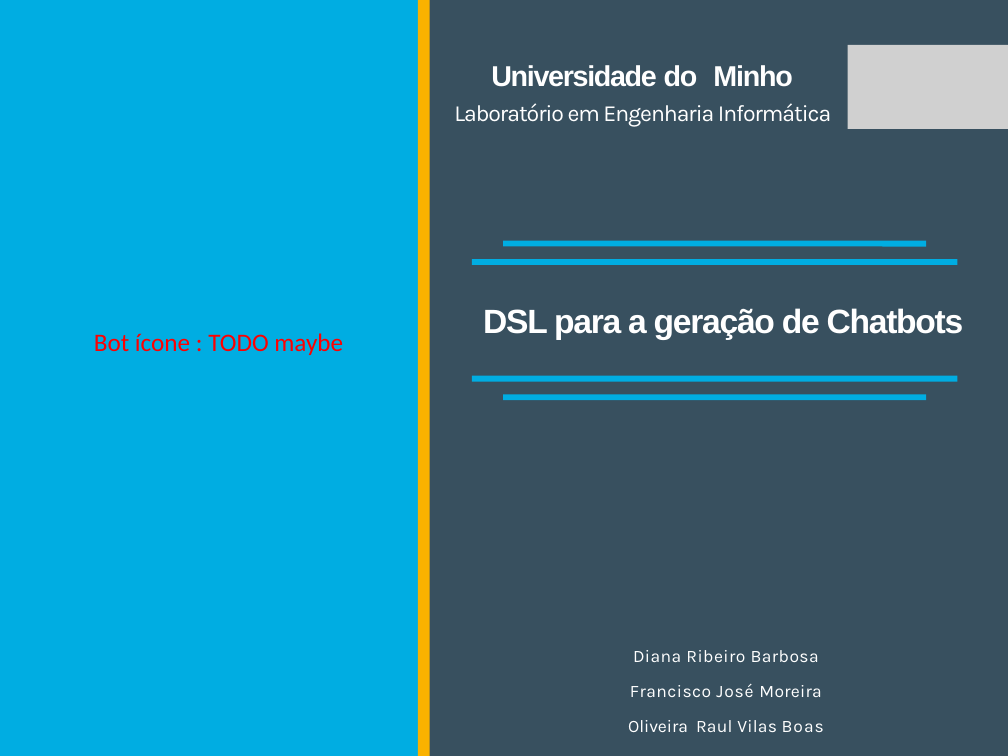
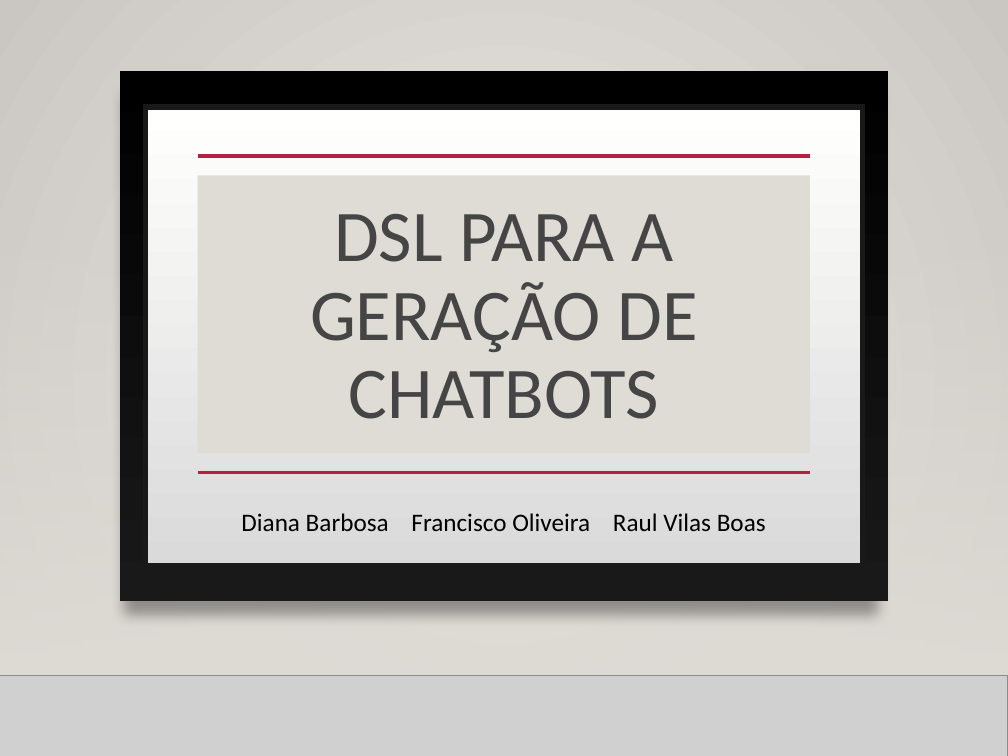
Before and after one commit to Tibblue/PLC, a slide deck: slide 1 of LEI/apresentações/apresLEI.pptx. Drawn at 1008x756 pixels with LibreOffice and Linux fonts; fonts in the diff are those of the drawing; grey boxes stand for pictures; background and template pictures are left out. Boxes give left, top, right and bottom in pixels: in the first picture for what was removed or moved away, otherwise in the second. Text is boxed around its words. In the diff, an @@ line names an element or a change of style, - is before the commit and + after.

```diff
--- a/LEI/apresentações/apresLEI.pptx
+++ b/LEI/apresentações/apresLEI.pptx
@@ background #FFFFFF to gradient #ECEAE7 to #CAC7C1 @@
@@ freeform shape removed at (x1=0, y1=0, x2=418, y2=756) @@
@@ rectangle added at (x1=0, y1=0, x2=1008, y2=756), fill gradient #ECEAE7 to #CAC7C1 @@
@@ freeform shape removed at (x1=418, y1=0, x2=430, y2=756) @@
@@ freeform shape removed at (x1=428, y1=0, x2=1008, y2=756) @@
@@ picture removed at (x1=848, y1=45, x2=1008, y2=129) @@
@@ rectangle added at (x1=120, y1=71, x2=889, y2=601), fill gradient #000001 to #191919 @@
@@ title removed at (x1=454, y1=65, x2=831, y2=127) @@
-Universidade do Minho
-Laboratório em Engenharia Informática
@@ rectangle added at (x1=145, y1=107, x2=862, y2=565), fill gradient #DADADA to #FFFFFE, outline #191919 4 pt @@
@@ title "DSL PARA A GERAÇÃO DE ..." resized from (x1=483, y1=308, x2=964, y2=340) to (x1=198, y1=175, x2=809, y2=454) @@
@@ title "DSL PARA A GERAÇÃO DE ..." at (x1=198, y1=175, x2=809, y2=454): vertical alignment top to middle; fill none to #DFDBD5 @@
@@ line added from (198, 156) to (810, 156), #B71E42 2.5 pt @@
@@ line added from (159, 204) to (884, 204), #B71E42 2.5 pt @@
@@ rectangle added at (x1=0, y1=222, x2=1008, y2=671), fill gradient #DFDBD5 @@
@@ rectangle added at (x1=0, y1=223, x2=1008, y2=675), fill gradient #DFDBD5 @@
@@ rectangle added at (x1=0, y1=223, x2=1008, y2=675), fill gradient #DFDBD5 @@
@@ title at (x1=310, y1=214, x2=697, y2=419): text changed; size 24 to 52 pt; font Arial to Calibri; text colour #FFFFFF to #454545; bold off @@
-DSL para a geração de Chatbots
+DSL PARA A GERAÇÃO DE CHATBOTS
@@ freeform shape removed at (x1=472, y1=262, x2=958, y2=262) @@
@@ freeform shape removed at (x1=503, y1=244, x2=926, y2=244) @@
@@ text removed at (x1=94, y1=333, x2=343, y2=355) @@
-Bot ícone : TODO maybe
@@ line added from (200, 389) to (914, 389), #B71E42 2.5 pt @@
@@ freeform shape removed at (x1=472, y1=379, x2=958, y2=379) @@
@@ freeform shape removed at (x1=503, y1=397, x2=926, y2=397) @@
@@ line added from (198, 473) to (810, 473), #B71E42 2.5 pt @@
@@ text "Diana Barbosa Francisco Oliveira Raul ..." at (x1=241, y1=513, x2=766, y2=531): vertical alignment top to middle @@
@@ text at (x1=241, y1=513, x2=766, y2=531): text changed; size 12.5 to 18 pt; font Karla to Calibri; text colour #FFFFFF to #000000 @@
-Diana Ribeiro Barbosa
-Francisco José Moreira Oliveira Raul Vilas Boas
+Diana Barbosa Francisco Oliveira Raul Vilas Boas
@@ line added from (0, 672) to (1008, 672), #000001 1 pt @@
@@ line added from (0, 675) to (1008, 675), #000001 1 pt @@
@@ picture added at (x1=0, y1=675, x2=1008, y2=756) @@
```
Also in this commit, not shown: 3 other slides changed, 4 slides added, 4 slides removed.
